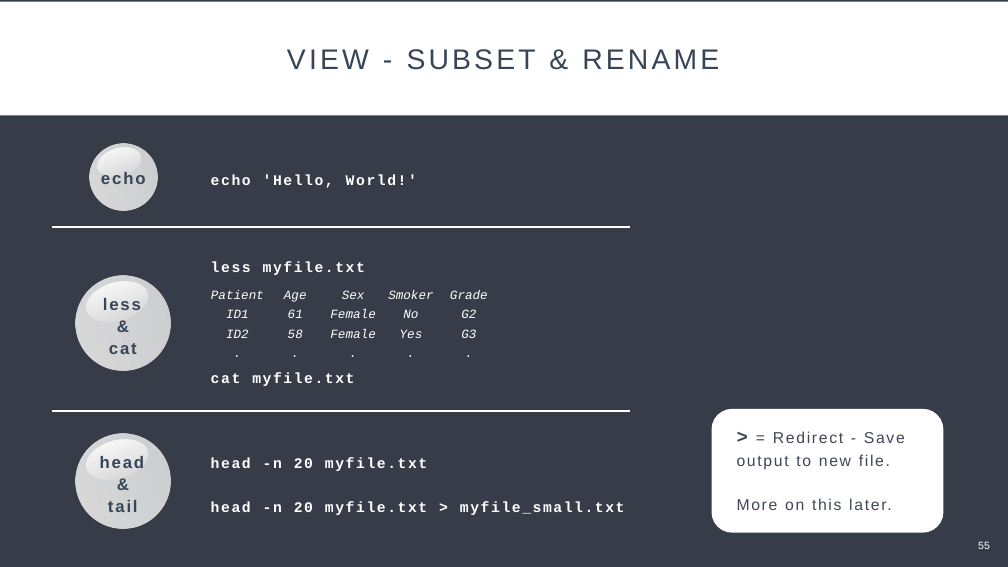
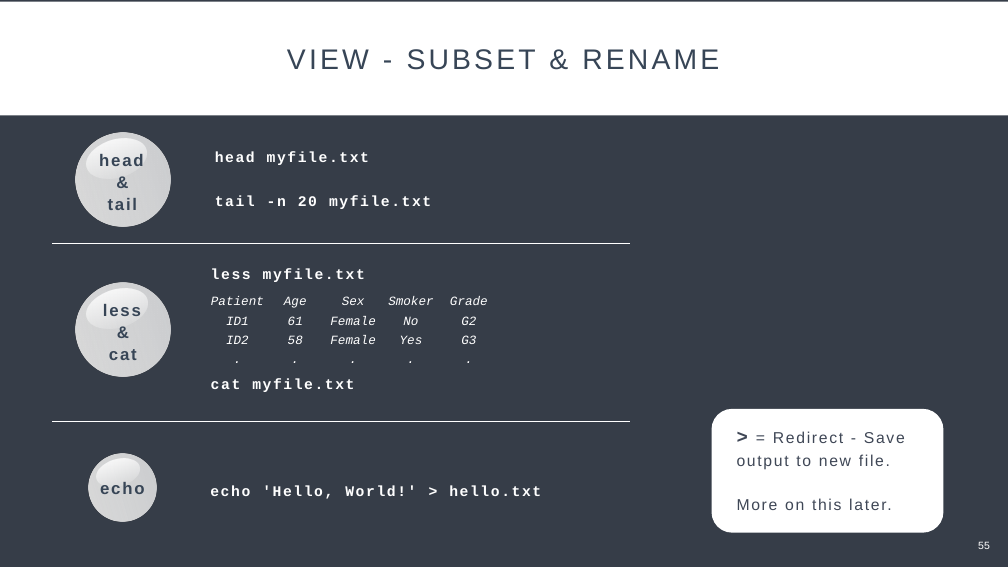
Before and after one commit to Center-for-Health-Data-Science/Just-Bash-It, a slide deck: slide 55 of Teachers/Just_Bash_It_Slideshow.pptx. Drawn at 1008x567 pixels with LibreOffice and Linux fonts; fonts in the diff are those of the drawing. Boxes give left, top, right and bottom in pixels: in the first picture for what was removed or moved away, otherwise in the second. Text is boxed around its words. In the diff, an @@ line names an element or a change of style, - is before the commit and + after.

Commit message:
slide updates

```diff
--- a/Teachers/Just_Bash_It_Slideshow.pptx
+++ b/Teachers/Just_Bash_It_Slideshow.pptx
@@ 2 ellipses, 1 text: place and size @@
-2 ellipses, 1 text at [65, 423, 182, 541]
+2 ellipses, 1 text at [64, 121, 182, 239]
@@ text at [215, 151, 431, 209]: text changed @@
-head -n 20 myfile.txt
-head -n 20 myfile.txt > myfile_small.txt
+head myfile.txt
+tail -n 20 myfile.txt
@@ line moved from (53, 227) - (630, 227) to (53, 244) - (630, 244) @@
@@ 2 texts, 2 ellipses, 1 table: place and size @@
-2 texts, 2 ellipses, 1 table at [65, 262, 498, 386]
+2 texts, 2 ellipses, 1 table at [65, 268, 498, 392]
@@ line moved from (53, 411) - (630, 411) to (53, 422) - (630, 422) @@
@@ 2 ellipses, 1 text: place and size @@
-2 ellipses, 1 text at [82, 136, 165, 219]
+2 ellipses, 1 text at [81, 446, 164, 530]
@@ text at [210, 485, 541, 499]: text changed @@
-echo 'Hello, World!'
+echo 'Hello, World!' > hello.txt
```
Also in this commit, not shown: 3 other slides changed.
